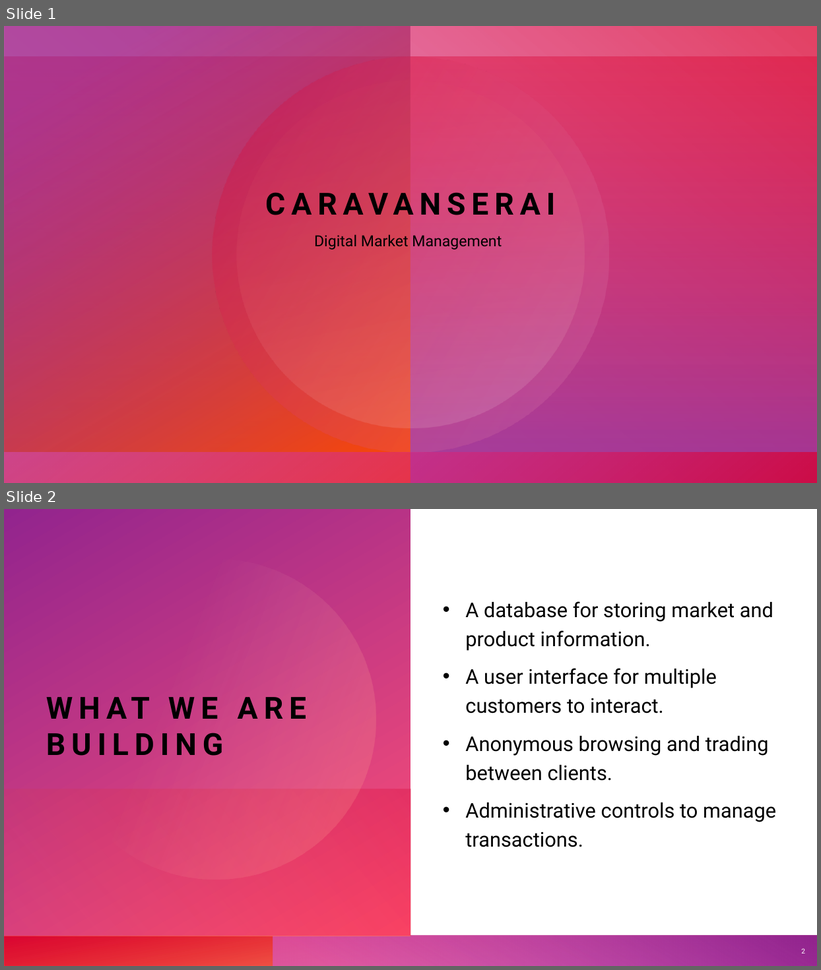
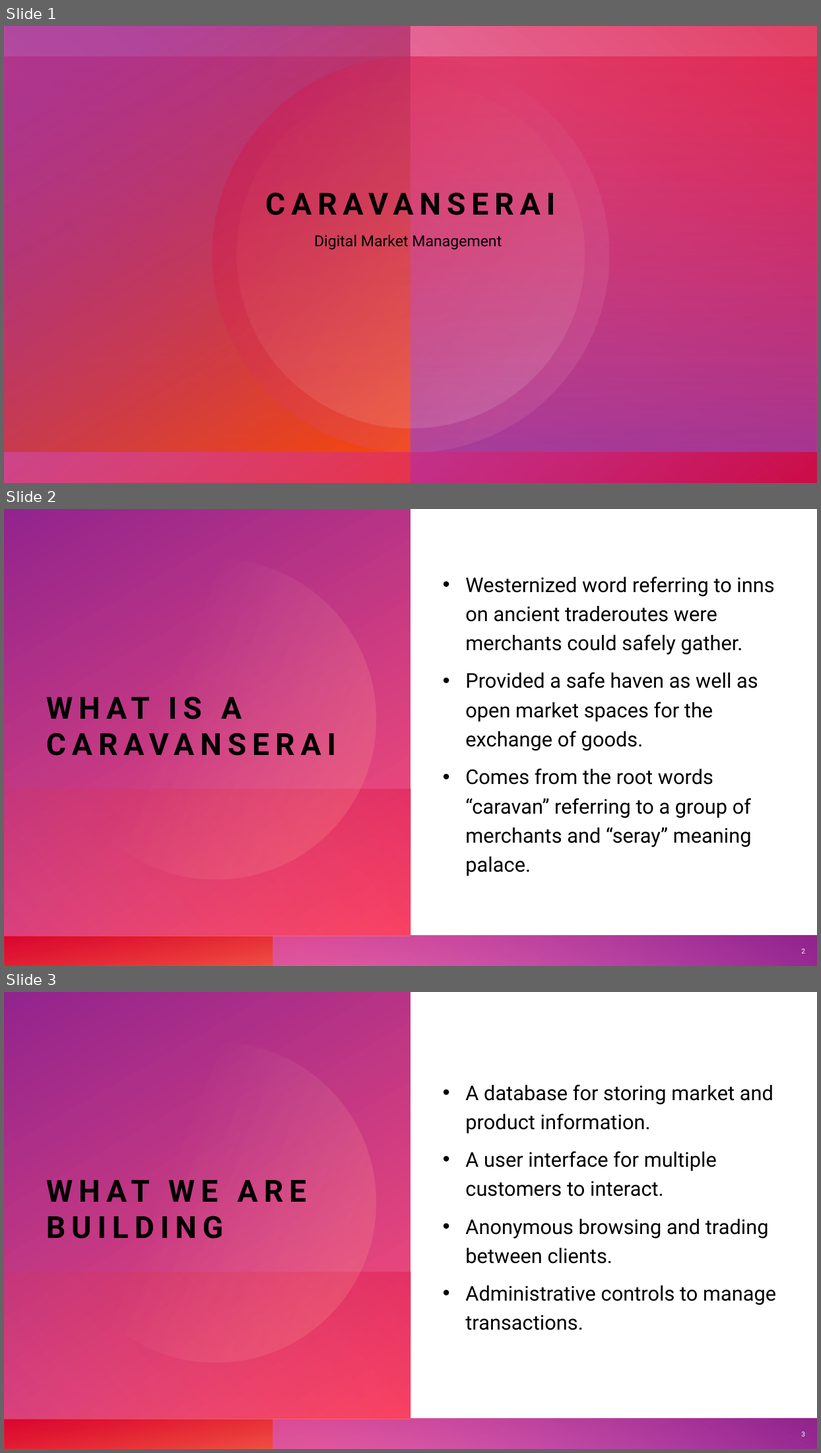
Before and after one commit to cart7982/CaravanSeraiCS360, a slide deck: Presentations/Caravanserai.pptx. Shown one above the other, each under a label of ours: slides 1 and 2 before the commit, slides 1, 2 and 3 after it. The pictures are 821x970 and 821x1453 pixels, drawn with LibreOffice and Linux fonts; fonts in the diff are those of the drawing. Boxes give left, top, right and bottom in pixels: in the first picture for what was removed or moved away, otherwise in the second. Text is boxed around its words. In the diff, an @@ line names an element or a change of style, - is before the commit and + after.

Commit message:
Update Caravanserai.pptx
Added history slide.

```diff
--- a/Presentations/Caravanserai.pptx
+++ b/Presentations/Caravanserai.pptx
@@ slide 2 added at box(4, 509, 817, 966), background #FFFFFF; not listed: 8 template elements that a slide beside it also shows @@
@@ text added at box(465, 576, 774, 877), 24 pt, text #000000 @@
+• Westernized word referring to inns on ancient traderoutes were merchants could safely gather.
+• Provided a safe haven as well as open market spaces for the exchange of goods.
+• Comes from the root words “caravan” referring to a group of merchants and “seray” meaning palace.
@@ title added at box(46, 697, 336, 756), 36 pt, text #000000, bold @@
+WHAT IS A CARAVANSERAI
@@ page number added at box(801, 949, 805, 954), 8 pt, text #FFFFFF @@
+2
@@ what was slide 2 is now slide 3 @@
```
